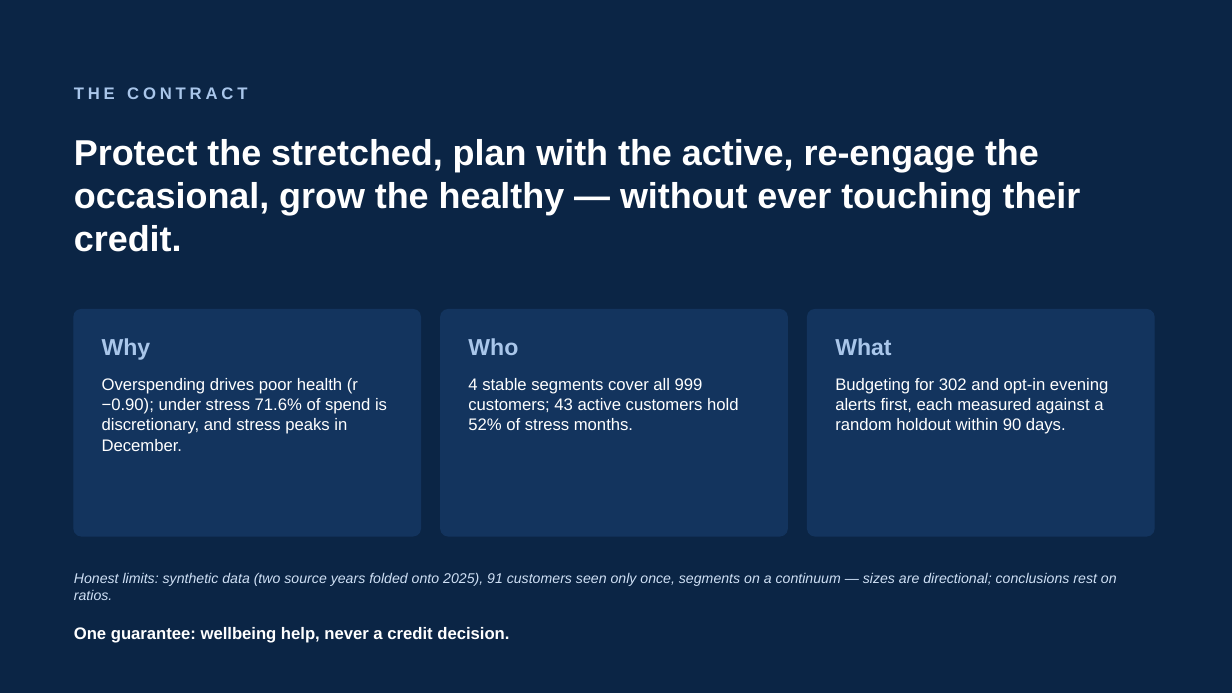
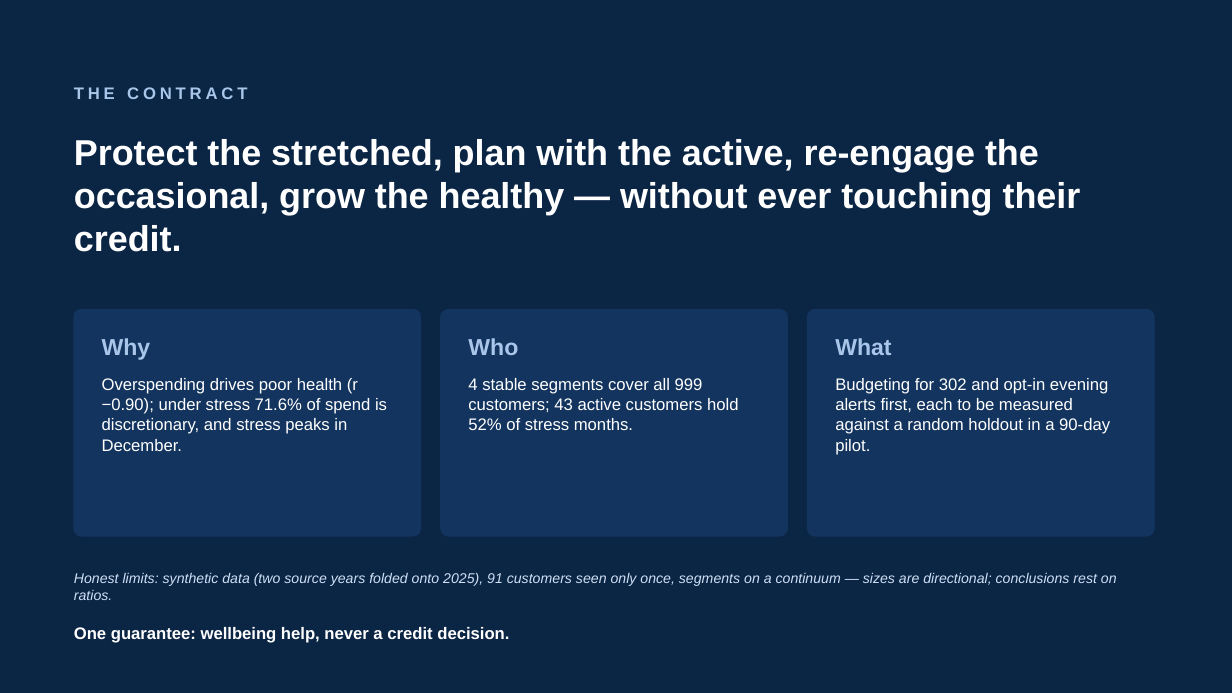
Before and after one commit to thanh-tai-435/BI10GroupYAPPERS, a slide deck: slide 22 of draft/YAPPERS_BI10_R01.pptx. Drawn at 1232x693 pixels with LibreOffice and Linux fonts; fonts in the diff are those of the drawing. Boxes give left, top, right and bottom in pixels: in the first picture for what was removed or moved away, otherwise in the second. Text is boxed around its words. In the diff, an @@ line names an element or a change of style, - is before the commit and + after.

```diff
--- a/draft/YAPPERS_BI10_R01.pptx
+++ b/draft/YAPPERS_BI10_R01.pptx
@@ text at (835, 378, 1110, 455): text changed @@
-Budgeting for 302 and opt-in evening alerts first, each measured against a random holdout within 90 days.
+Budgeting for 302 and opt-in evening alerts first, each to be measured against a random holdout in a 90-day pilot.
```
Also in this commit, not shown: 13 other slides changed, 7 other files.
